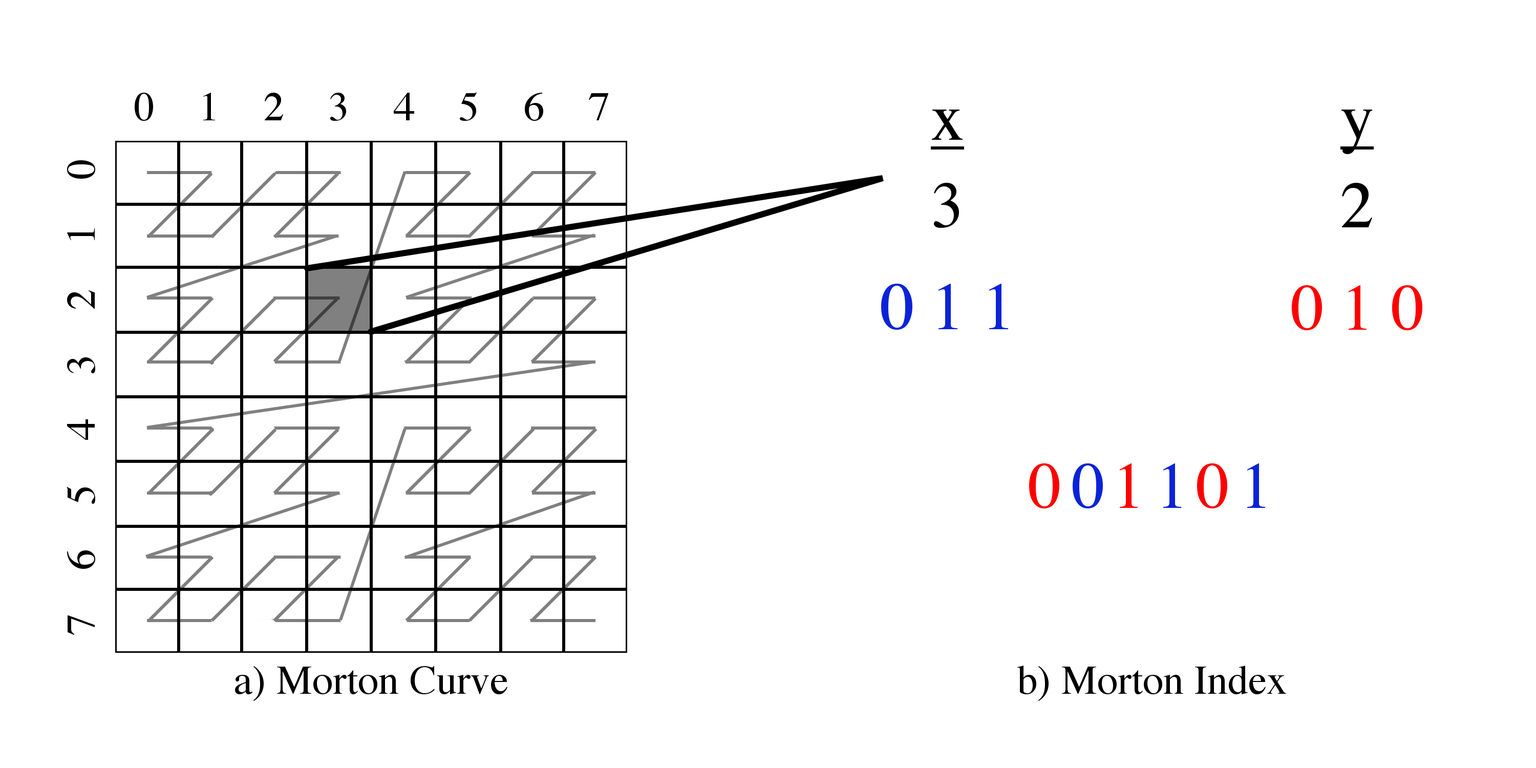
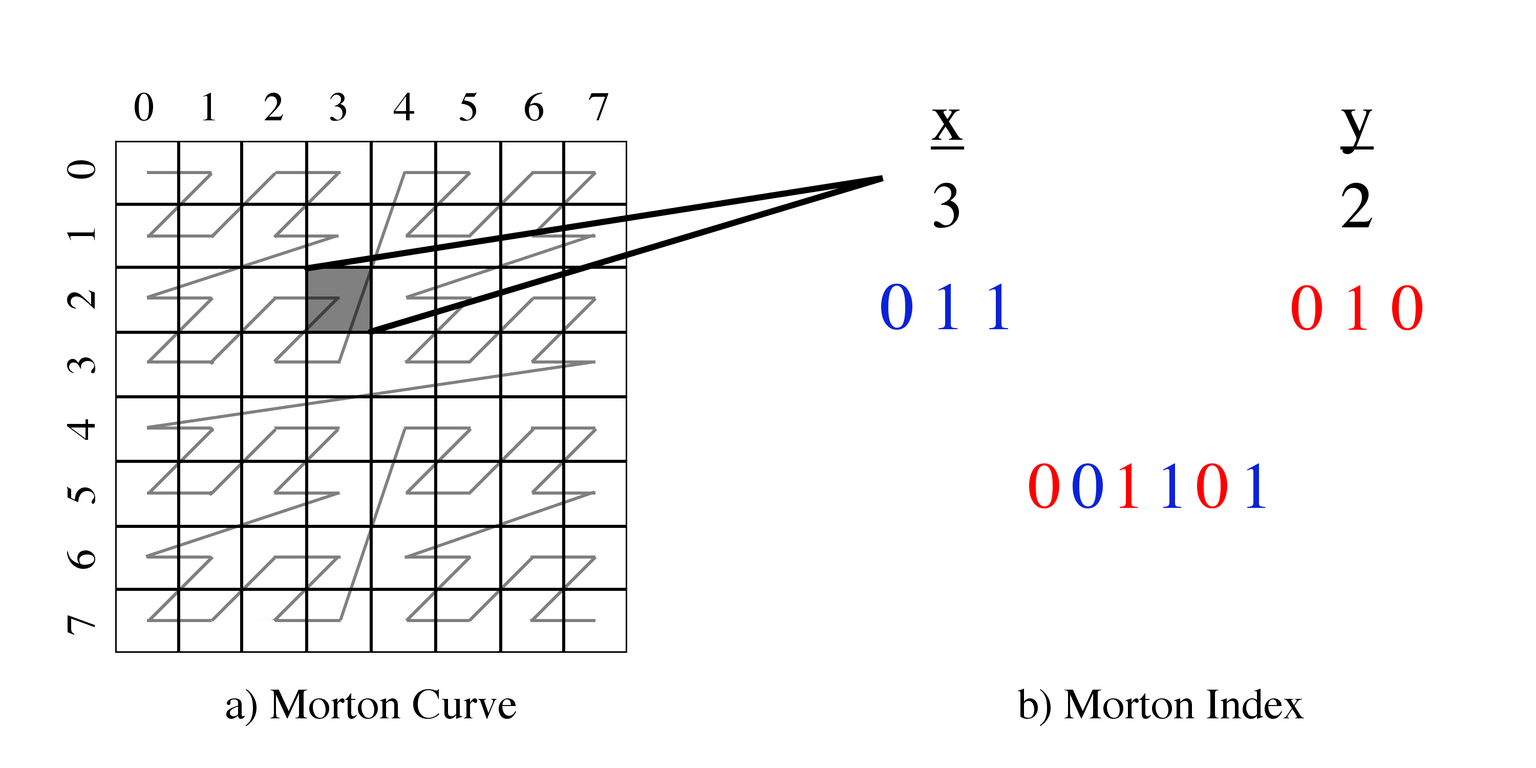
Layer changes from the first w=1536, h=768 image to the second:
painted on "b) Morton Index" over bbox(1017, 665, 1304, 726)
painted on "a) Morton Curve" over bbox(226, 666, 517, 726)
